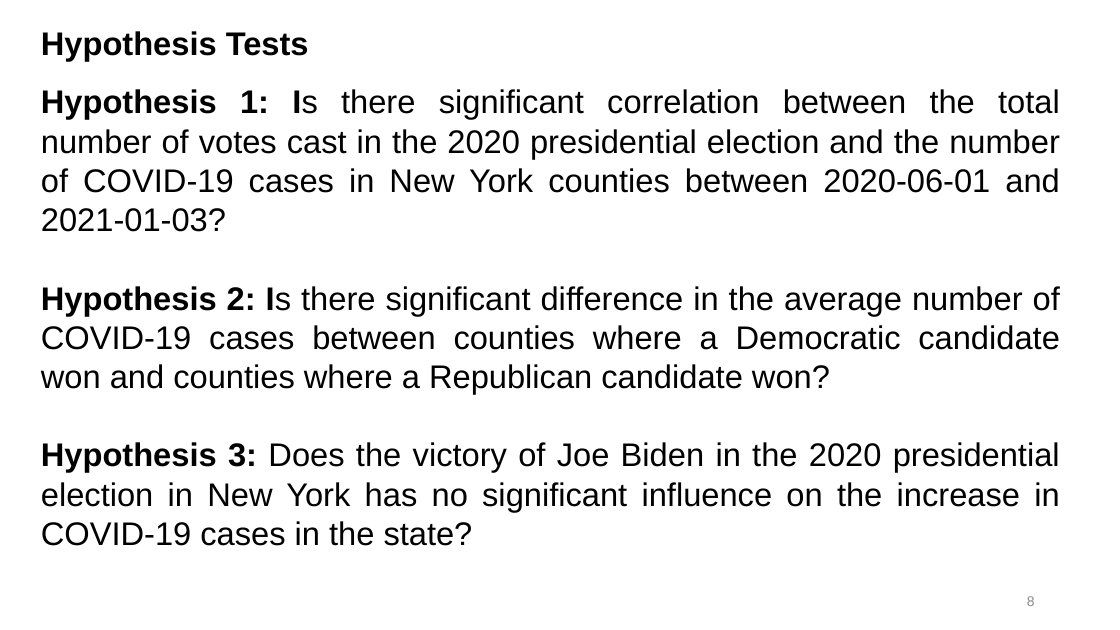
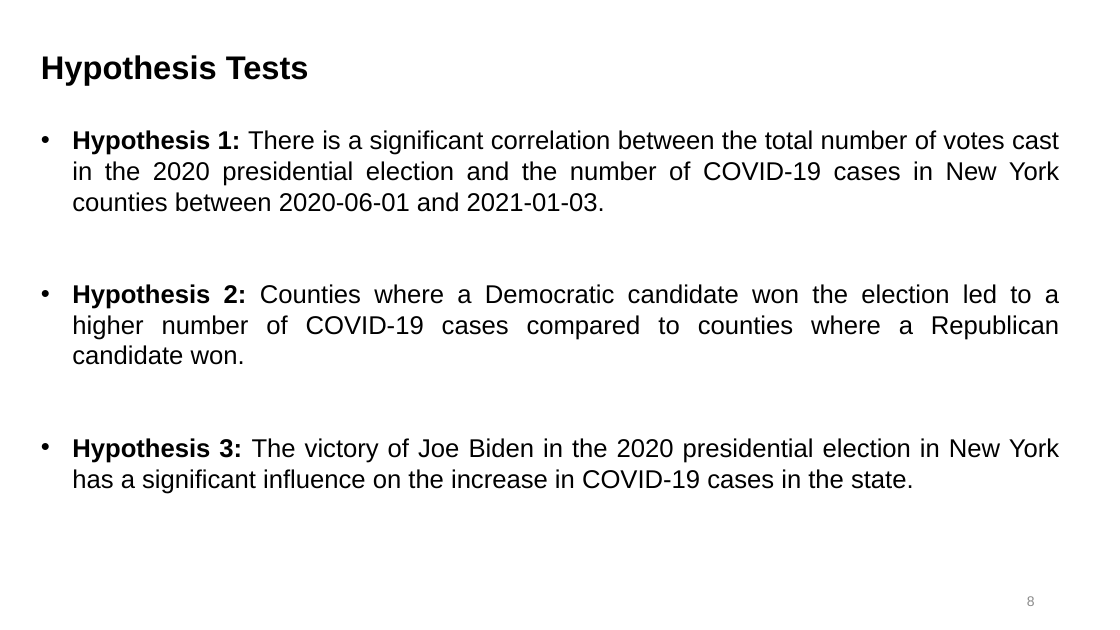
Before and after one commit to aiwayemi/Group-1, a slide deck: slide 8 of ProjPresentation.pptx. Drawn at 1120x630 pixels with LibreOffice and Linux fonts; fonts in the diff are those of the drawing; background and template pictures are left out. Boxes give left, top, right and bottom in pixels: in the first picture for what was removed or moved away, otherwise in the second. Text is boxed around its words. In the diff, an @@ line names an element or a change of style, - is before the commit and + after.

```diff
--- a/ProjPresentation.pptx
+++ b/ProjPresentation.pptx
@@ text "Hypothesis Tests": place and size @@
-text "Hypothesis Tests" at [41, 31, 309, 61]
+text "Hypothesis Tests" at [41, 55, 309, 85]
@@ text at [72, 130, 1059, 494]: text changed; size 28 to 22 pt @@
-Hypothesis 1: Is there significant correlation between the total number of votes cast in the 2020 presidential election and the number of COVID-19 cases in New York counties between 2020-06-01 and 2021-01-03?
-Hypothesis 2: Is there significant difference in the average number of COVID-19 cases between counties where a Democratic candidate won and counties where a Republican candidate won?
-Hypothesis 3: Does the victory of Joe Biden in the 2020 presidential election in New York has no significant influence on the increase in COVID-19 cases in the state?
+• Hypothesis 1: There is a significant correlation between the total number of votes cast in the 2020 presidential election and the number of COVID-19 cases in New York counties between 2020-06-01 and 2021-01-03.
+• Hypothesis 2: Counties where a Democratic candidate won the election led to a higher number of COVID-19 cases compared to counties where a Republican candidate won.
+• Hypothesis 3: The victory of Joe Biden in the 2020 presidential election in New York has a significant influence on the increase in COVID-19 cases in the state.
```
Also in this commit, not shown: 7 other slides changed, 2 slides added, 2 slides removed.
